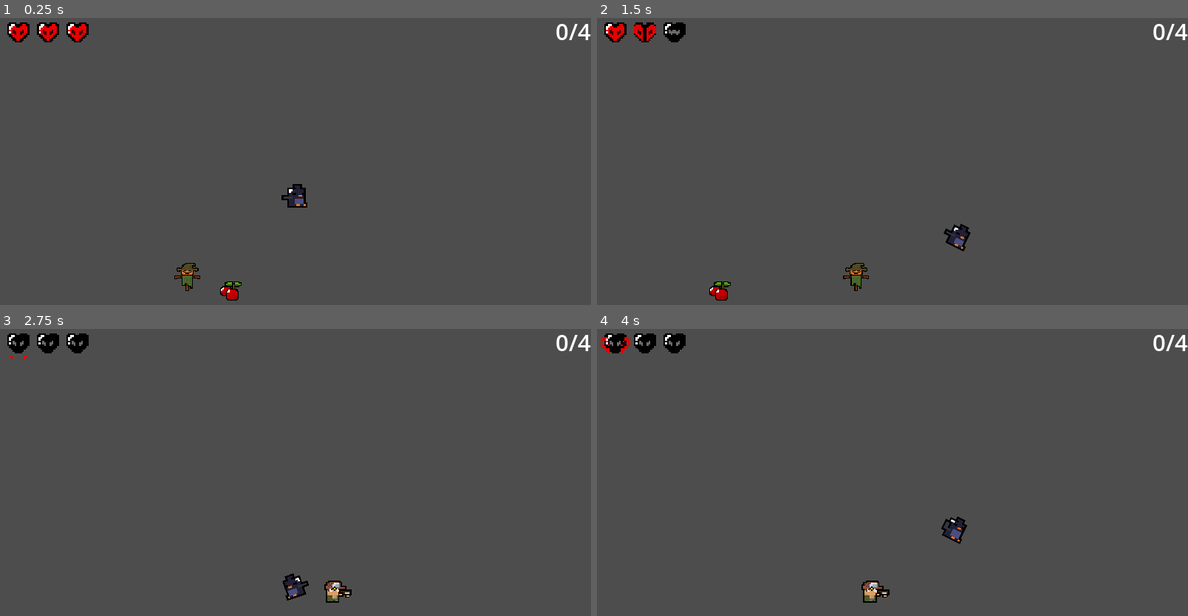
Above: before the commit, frames 1-4 (two rows, left to right).
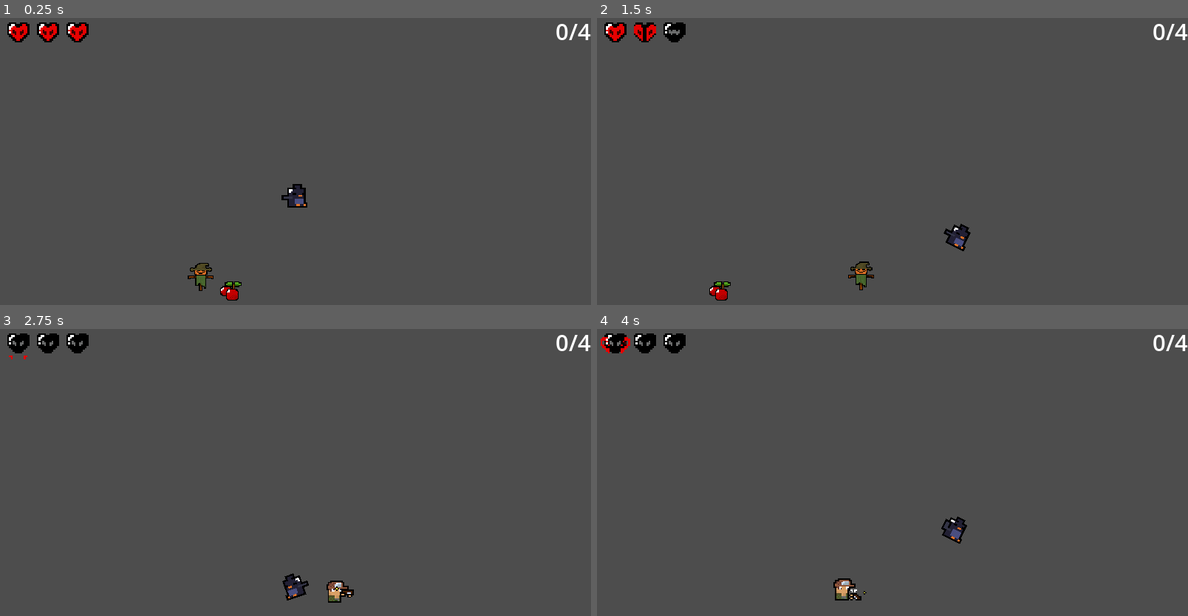
Above: after the commit, the same moments.

Repository: pochoco24/wild-jam-62
Game: Godot game, scene res://Scenes/Game.tscn
Same seed, same stepped clock (60 frames per second), same inputs: the game is played once before the commit and once after it.
Inputs:
- Up to frame 1 (0.25 s): no input
- Up to frame 2 (1.5 s): hold D (right) from 0.53 s (still down); tap \ (test) at 0.6, 1.35 s; tap W (flap) at 0.77, 1.07 s
- Up to frame 3 (2.75 s): tap W (flap) at 1.52, 1.82 s; release D (right) at 2.03 s; hold A (left) from 2.03 s (still down); tap \ (test) at 2.1 s
- Up to frame 4 (4 s): release A (left) at 2.78 s; hold D (right) from 2.78 s (still down); tap \ (test) at 2.85, 3.6 s; tap W (flap) at 3.02, 3.32, 3.77 s

The runs differ from the first frame. In frame 1, 0.4% of the frame differs, in the area x 29-37%, y 85-96%; in frame 2, 0.3%; in frame 3, 0.2%; in frame 4, 0.5%, in the area x 40-50%, y 86-96%.

Commit message:
movement shooting farmer done(working on shooting)

Diff:
--- a/Scenes/Game.tscn
+++ b/Scenes/Game.tscn
@@ -335,10 +335,10 @@
 [node name="Crop" parent="Crops" instance=ExtResource("7_4ppeg")]
 
 [node name="CharacterBody2D" parent="." instance=ExtResource("8_40vxb")]
-position = Vector2(334, 505)
+position = Vector2(363, 504)
 
 [node name="ShootFarmer" parent="." instance=ExtResource("9_43ace")]
-position = Vector2(1541, 500)
+position = Vector2(1632, 500)
 
 [connection signal="body_entered" from="Player/Crop Pickup Area" to="Player" method="_on_crop_pickup_area_body_entered"]
 [connection signal="animation_finished" from="Player/AnimatedSprite2D" to="Player" method="_on_animated_sprite_2d_animation_finished"]
--- a/Scenes/bullet_farmer.tscn
+++ b/Scenes/bullet_farmer.tscn
@@ -1,5 +1,6 @@
-[gd_scene load_steps=5 format=3 uid="uid://bk87oc5m1xme6"]
+[gd_scene load_steps=6 format=3 uid="uid://bk87oc5m1xme6"]
 
+[ext_resource type="Script" path="res://Scripts/bullet_farmer.gd" id="1_3c30j"]
 [ext_resource type="Texture2D" uid="uid://boi7ryi7floye" path="res://Images/EnemyGun.png" id="1_i4caf"]
 
 [sub_resource type="AtlasTexture" id="AtlasTexture_2qmqv"]
@@ -21,6 +22,7 @@
 size = Vector2(36, 12)
 
 [node name="bullet" type="Area2D"]
+script = ExtResource("1_3c30j")
 
 [node name="AnimatedSprite2D" type="AnimatedSprite2D" parent="."]
 scale = Vector2(3, 3)
--- a/Scenes/shoot_farmer.tscn
+++ b/Scenes/shoot_farmer.tscn
@@ -177,7 +177,8 @@
 [node name="AnimatedSprite2D" type="AnimatedSprite2D" parent="."]
 scale = Vector2(3, 3)
 sprite_frames = SubResource("SpriteFrames_2x8qb")
-animation = &"reload"
+animation = &"walking"
+autoplay = "walking"
 
 [node name="AnimatedSprite2D2" type="AnimatedSprite2D" parent="."]
 position = Vector2(30, 26)
--- /dev/null
+++ b/Scripts/bullet_farmer.gd
@@ -0,0 +1,9 @@
+extends Area2D
+
+@onready var player = %Player
+
+func _ready():
+	look_at(player.position)
+
+func _physics_process(delta):
+	position = global_position
--- a/Scripts/shoot_farmer.gd
+++ b/Scripts/shoot_farmer.gd
@@ -5,11 +5,12 @@
 var bullet = preload("res://Scenes/bullet_farmer.tscn")
 
 var start_pos
-var speed = 40
-var walk_speed = 60
+var speed = 50
+var walk_speed = 80
 var player_walkrange = false
 var is_walking = false
-var walk_distance = 400
+var walking_right = false
+var walking_distance = 300
 
 var player_shootrange = false
 var can_fire = true
@@ -19,26 +20,51 @@
 	start_pos = position
 
 func _physics_process(delta):
-	#walking
 	if player_walkrange and is_reloading == false:
-		is_walking = false
-		$AnimatedSprite2D.play("walking")
-		position.x += (player.position.x - position.x)/speed
+		walk_to_player()
 	elif player_walkrange == false and is_reloading == false:
-		if int(position.x) == start_pos.x or is_walking:
-			#walk left walk right
-			is_walking = true
-			if position.x > start_pos.x + walk_distance:
-				position.x -= 5
-			if position.x < start_pos.x - walk_distance:
-				position.x += 5
+		# startpos +/-1 because it wouldn't work without it
+		if int(position.x) == start_pos.x or int(position.x) == start_pos.x + 1 or int(position.x) == start_pos.x -1 or is_walking == true:
+			walk_leftandright()
 		else:
-			position.x += (start_pos.x - position.x)/walk_speed
+			walk_to_start()
 
 	if player_shootrange:
 		shooting()
 
-#shooting
+# walking
+# to player
+func walk_to_player():
+	is_walking = false
+	position.x += (player.position.x - position.x)/speed
+	$AnimatedSprite2D.play("walking")
+
+# to start
+func walk_to_start():
+	position.x += (start_pos.x + 1 - position.x)/walk_speed
+	$AnimatedSprite2D.play("walking")
+
+# left and right
+func walk_leftandright():
+	is_walking = true
+	if int(position.x) > start_pos.x + walking_distance:
+		walking_right = false
+	if int(position.x) < start_pos.x - walking_distance:
+		walking_right = true
+	if walking_right:
+		walk_right()
+	else:
+		walk_left()
+	$AnimatedSprite2D.play("walking")
+
+func walk_right():
+	position.x += 1
+
+func walk_left():
+	position.x -= 1
+
+
+# shooting
 func shooting():
 	if can_fire:
 		#shot start
@@ -47,7 +73,7 @@
 		$AnimatedSprite2D.play("walking")
 		$AnimatedSprite2D2.play("gun")
 		#shot end
-		await get_tree().create_timer(3.0).timeout
+		await get_tree().create_timer(2.0).timeout
 		#reload start
 		$AnimatedSprite2D2.play("no_gun")
 		is_reloading = true
@@ -57,12 +83,12 @@
 		can_fire = true
 		#reload end
 
-#Bullet
+# Bullet
 func shoot_bullet():
 	print("Bullet shot")
 
 
-#body
+# body
 func _on_walk_body_entered(body):
 	if body == player:
 		player_walkrange = true
